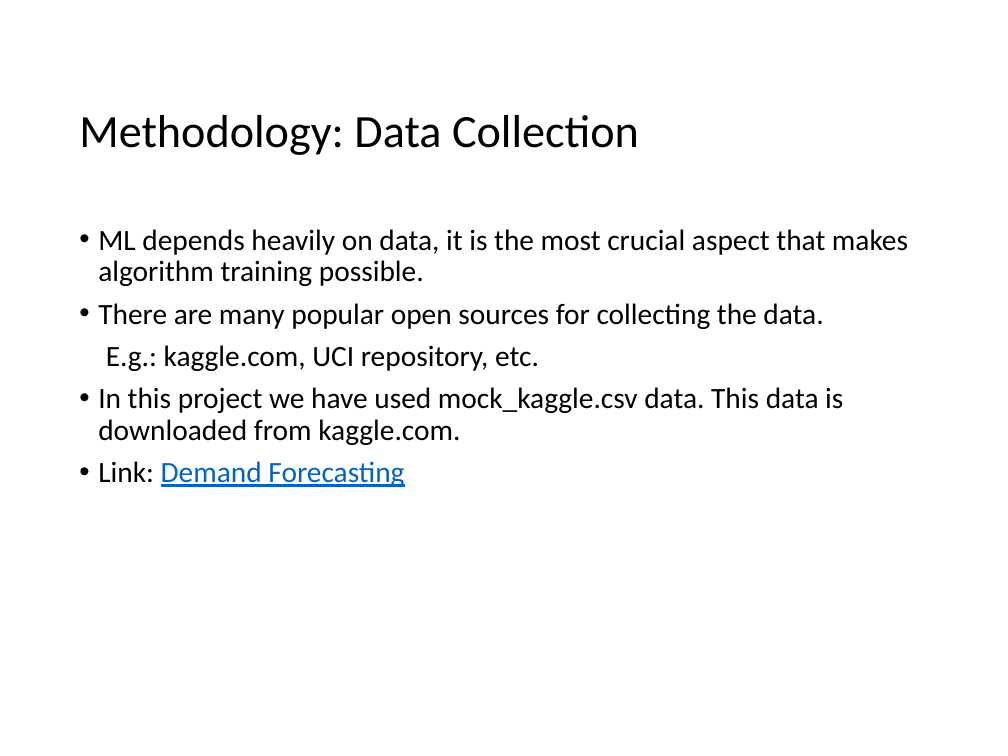
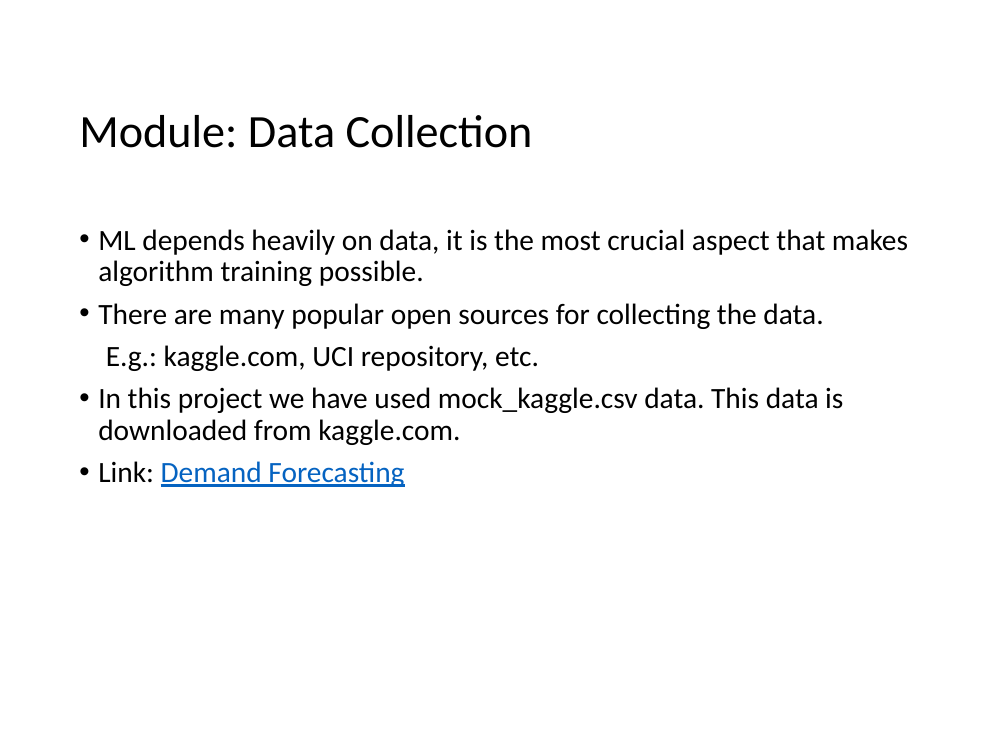
Before and after one commit to swetha-01-max/Estimating-stock-prediction-, a slide deck: slide 14 of Stock_Prediction_Flask_Project_Presentation1.pptx (slide 9 before the commit). Drawn at 1008x756 pixels with LibreOffice and Linux fonts; fonts in the diff are those of the drawing; background and template pictures are left out. Boxes give left, top, right and bottom in pixels: in the first picture for what was removed or moved away, otherwise in the second. Text is boxed around its words. In the diff, an @@ line names an element or a change of style, - is before the commit and + after.

```diff
--- a/Stock_Prediction_Flask_Project_Presentation1.pptx
+++ b/Stock_Prediction_Flask_Project_Presentation1.pptx
@@ title at bbox=[79, 115, 533, 148]: text changed @@
-Methodology: Data Collection
+Module: Data Collection
```
Also in this commit, not shown: 8 other slides changed, 6 slides added, 1 slide removed.
